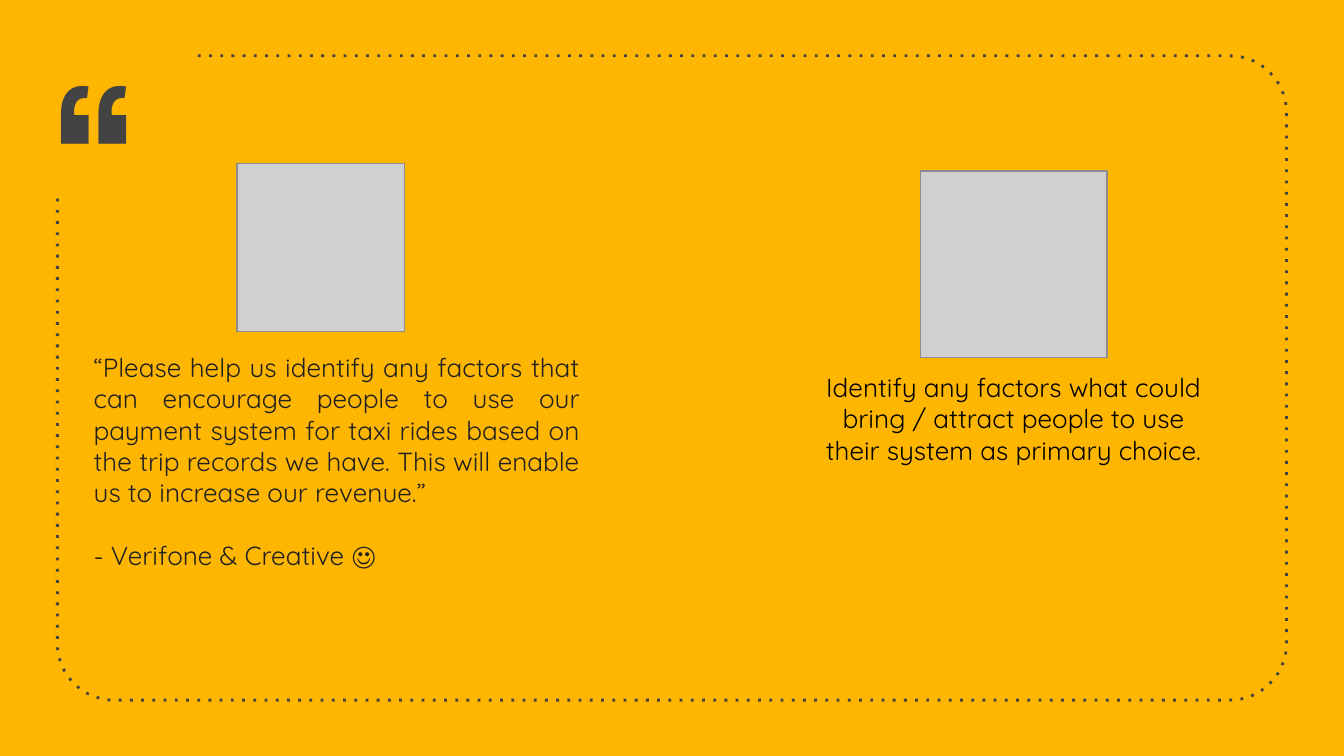
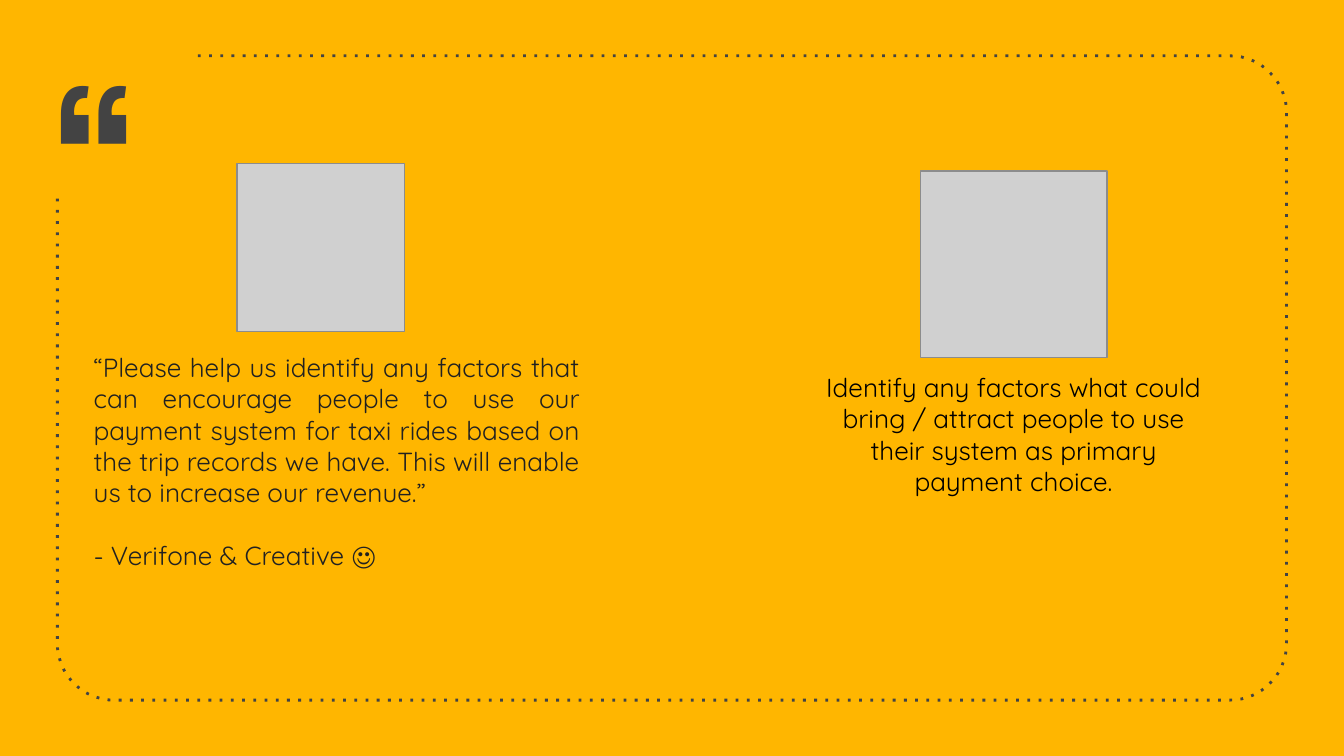
Before and after one commit to Mr-KomodoDragon/Payment-System-Analysis-of-NYC-Yellow-Taxis, a slide deck: slide 6 of Payment_NYC_Taxi_Analyst.pptx. Drawn at 1344x756 pixels with LibreOffice and Linux fonts; fonts in the diff are those of the drawing; grey boxes stand for pictures. Boxes give left, top, right and bottom in pixels: in the first picture for what was removed or moved away, otherwise in the second. Text is boxed around its words. In the diff, an @@ line names an element or a change of style, - is before the commit and + after.

```diff
--- a/Payment_NYC_Taxi_Analyst.pptx
+++ b/Payment_NYC_Taxi_Analyst.pptx
@@ text at [826,377,1200,497]: text changed @@
-Identify any factors what could bring / attract people to use their system as primary choice.
+Identify any factors what could bring / attract people to use their system as primary payment choice.
```
Also in this commit, not shown: 5 other slides changed.
